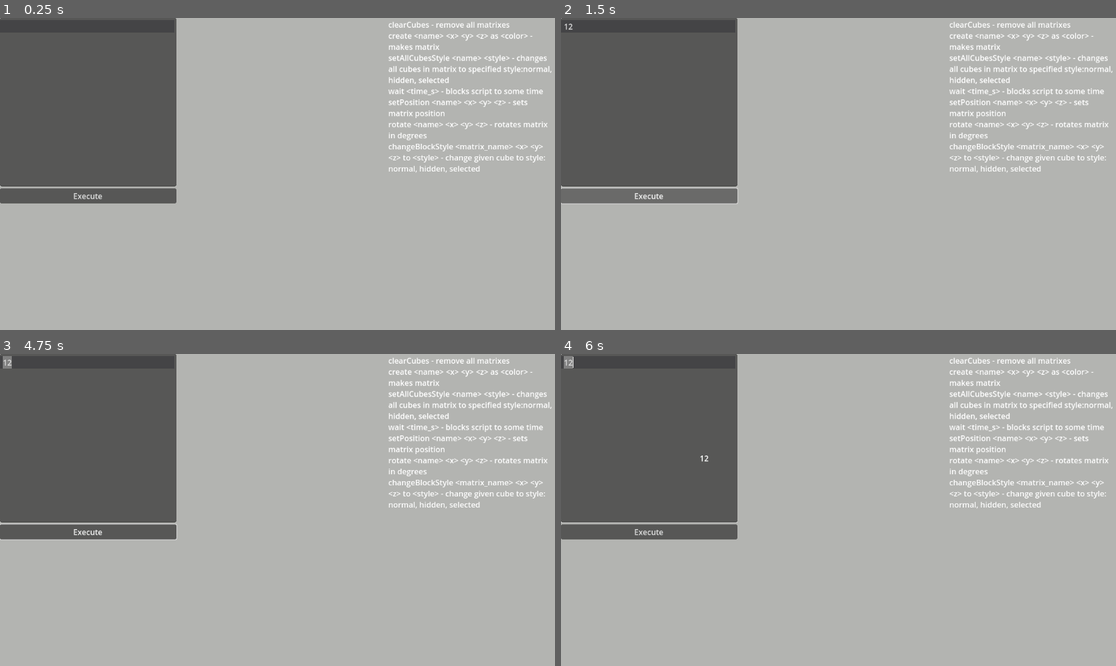
Above: before the commit, frames 1-4 (two rows, left to right).
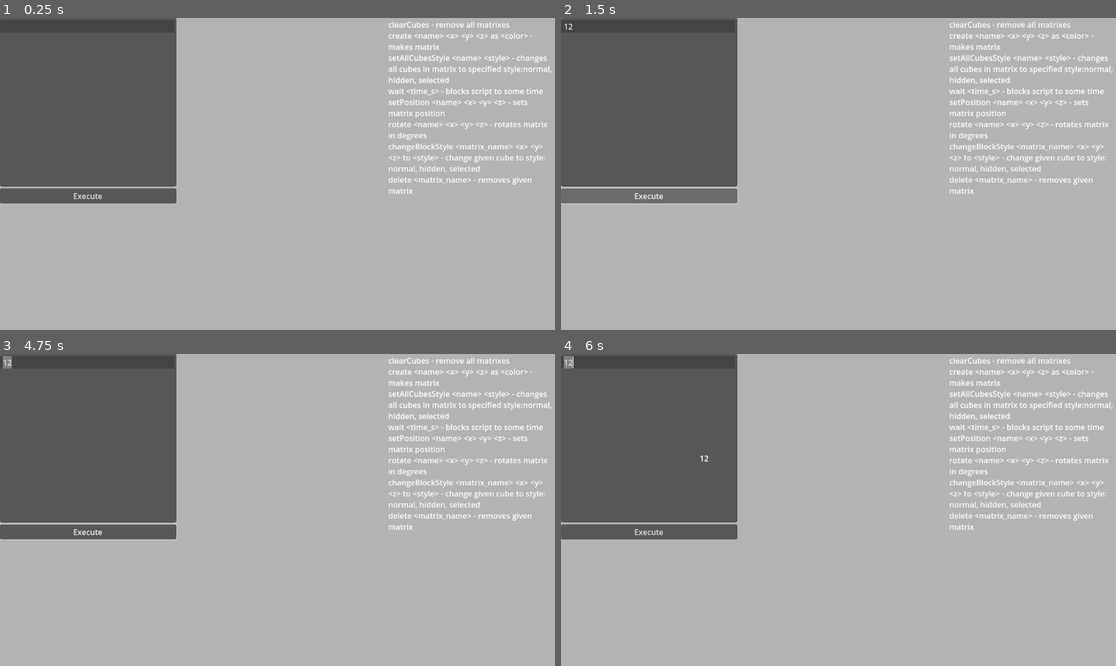
Above: after the commit, the same moments.

Repository: marekw96/matrixVisualisation
Game: Godot game, scene res://SceneWithCommands.tscn
The game is run twice, just before and just after one commit, with the same random seed, the same clock (stepped at 60 frames per second) and the same inputs.
Inputs (mouse positions are in pixels of both pictures, inside the frame that each line leads up to):
- Up to frame 1 (0.25 s): no input
- Up to frame 2 (1.5 s): click (649, 102) at 0.52 s; type "12" at 0.6 s; click "Execute" at 1.25 s
- Up to frame 3 (4.75 s): tap Enter at 2, 3.5 s; drag from (471, 432) to (333, 441) at 2.02 s; tap Space at 2.75, 4.25 s; drag from (166, 525) to (249, 572) at 2.77 s; move the mouse to (333, 441) at 3.52 s; hold D 3.53-4.25 s; tap Shift at 3.6 s; drag from (249, 572) to (111, 463) at 4.27 s
- Up to frame 4 (6 s): tap Enter at 5 s; move the mouse to (1005, 556) at 5.02 s; hold A 5.03-5.75 s; tap Q at 5.1 s; tap Space at 5.75 s; drag from (672, 463) to (755, 432) at 5.77 s

The runs differ from the first frame. In frame 1, 0.2% of the frame differs, in the area x 70-96%, y 51-57%; in frame 2, 0.2%; in frame 3, 0.2%; in frame 4, 0.2%.

Commit message:
Add delete command

Diff:
--- a/CommandParserAndExecutor.gd
+++ b/CommandParserAndExecutor.gd
@@ -45,6 +45,9 @@
 
 	if cmd[0] == "clearCubes":
 		clearCubes(cmd)
+
+	if cmd[0] == "delete":
+		delete(cmd)
 
 func createCube(name, x, y,z, styleName):
 	var cube = CubeCreator.new()
@@ -130,6 +133,13 @@
 
 	cubes = []
 
+func delete(cmds):
+	for entry in cubes:
+		if entry['name'] == cmds[1]:
+			entry['cube'].queue_free()
+			cubes.erase(entry)
+
+
 # Called every frame. 'delta' is the elapsed time since the previous frame.
 func _process(delta):
 	if started == false:
Not shown, changed: docs/commands.txt
